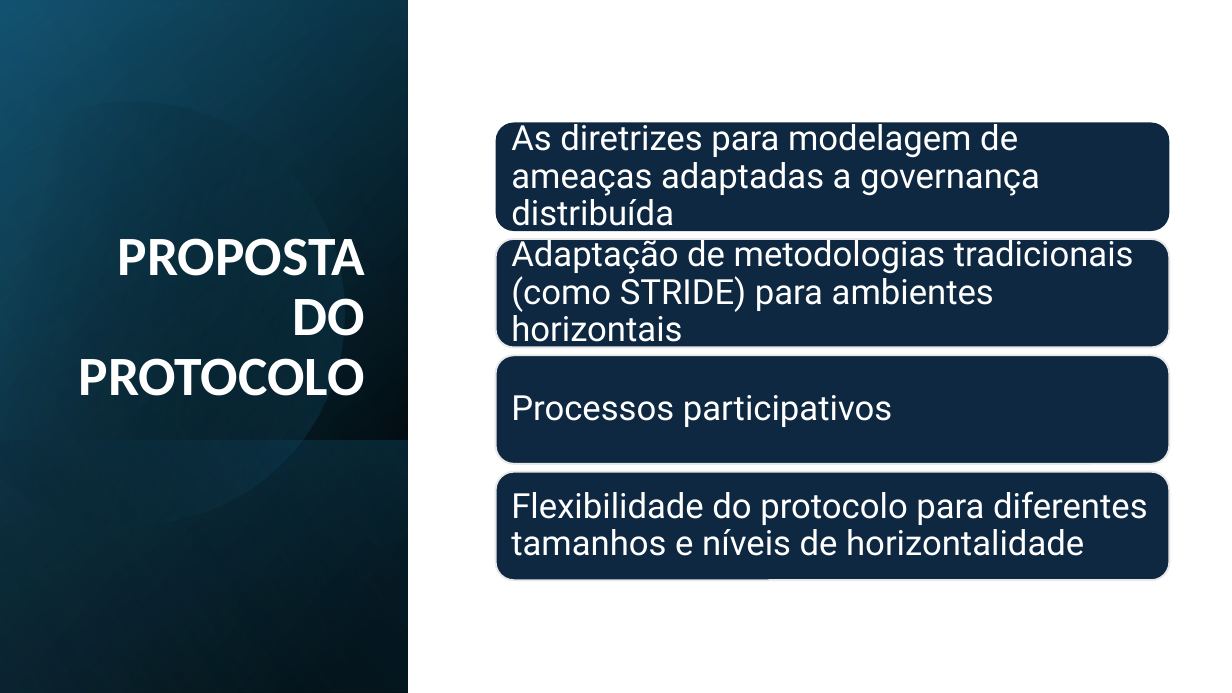
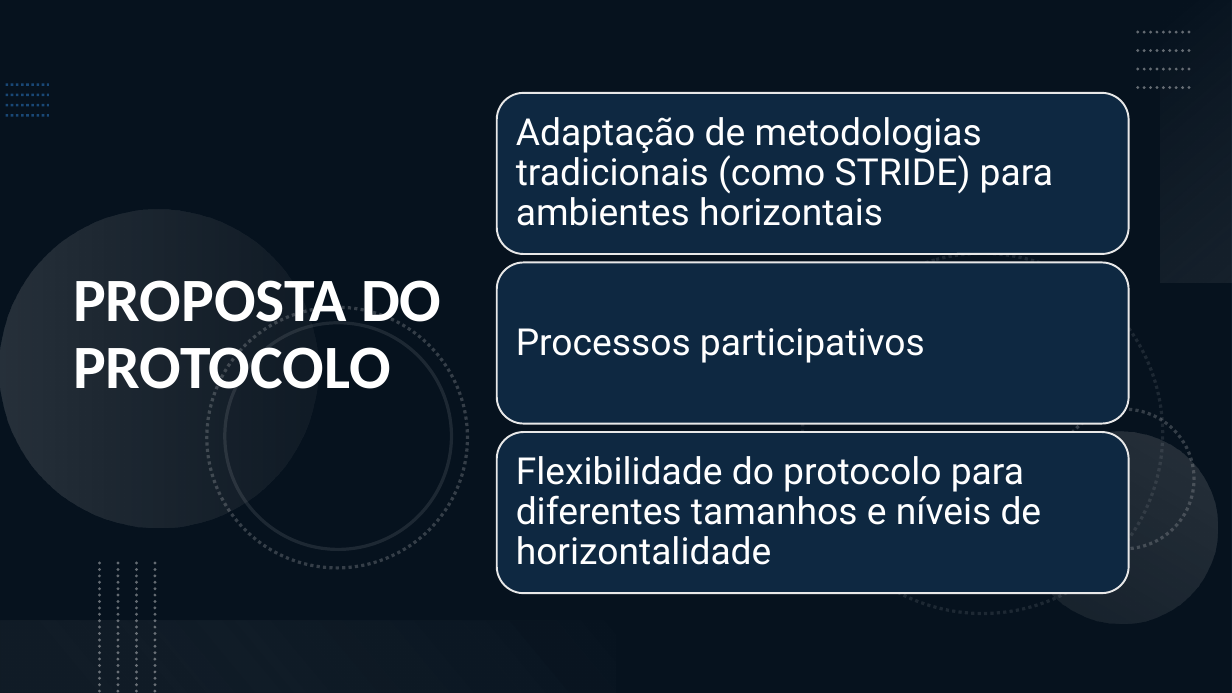
Before and after one commit to teromonte/HorizontalThreatModeling, a slide deck: slide 9 of Apresentação.pptx. Drawn at 1232x693 pixels with LibreOffice and Linux fonts; fonts in the diff are those of the drawing. Boxes give left, top, right and bottom in pixels: in the first picture for what was removed or moved away, otherwise in the second. Text is boxed around its words. In the diff, an @@ line names an element or a change of style, - is before the commit and + after.

```diff
--- a/Apresentação.pptx
+++ b/Apresentação.pptx
@@ background #FFFFFF to #0E2841 @@
@@ rectangle removed at (0, 0, 409, 693) @@
@@ rectangle removed at (0, 1, 409, 693) @@
@@ rectangle removed at (0, 0, 409, 693) @@
@@ rectangle added at (0, 0, 1232, 693), fill #000000 at 53% opacity @@
@@ rectangle added at (1161, 0, 1232, 283), fill gradient #F6F6F6 to #AEAEAE @@
@@ freeform shape removed at (0, 52, 395, 567) @@
@@ title "PROPOSTA DO PROTOCOLO": place and size @@
-title "PROPOSTA DO PROTOCOLO" at (79, 238, 365, 396)
+title "PROPOSTA DO PROTOCOLO" at (73, 280, 441, 389)
@@ title "PROPOSTA DO PROTOCOLO" at (73, 280, 441, 389): size 43.2 to 48 pt; alignment right to left; vertical alignment bottom to middle @@
@@ group added at (6, 85, 49, 116): 4 lines @@
@@ group added at (1138, 32, 1193, 88): 4 lines @@
@@ rounded rectangle: place and size @@
-rounded rectangle at (495, 123, 1169, 231)
+rounded rectangle at (497, 93, 1129, 254)
@@ rounded rectangle at (497, 93, 1129, 254): outline none to #E8E8E8 1.5 pt @@
@@ size 27 to 29 pt in 3 elements at (516, 456, 1042, 565), (516, 328, 925, 363), (516, 117, 1053, 226) @@
@@ text "Adaptação de metodologias tradicionais (como ...": place and size @@
-text "Adaptação de metodologias tradicionais (como ..." at (511, 235, 1134, 351)
+text "Adaptação de metodologias tradicionais (como ..." at (516, 117, 1053, 226)
@@ text removed at (511, 118, 1040, 234) @@
-As diretrizes para modelagem de ameaças adaptadas a governança distribuída
@@ rounded rectangle: place and size @@
-rounded rectangle at (495, 239, 1169, 348)
+rounded rectangle at (497, 262, 1129, 423)
@@ group added at (0, 210, 1232, 659): 6 ellipses @@
@@ text "Processos participativos": place and size @@
-text "Processos participativos" at (511, 395, 892, 427)
+text "Processos participativos" at (516, 328, 925, 363)
@@ rounded rectangle removed at (495, 356, 1169, 464) @@
@@ rectangle removed at (0, 440, 409, 693) @@
@@ rounded rectangle: place and size @@
-rounded rectangle at (495, 472, 1169, 580)
+rounded rectangle at (497, 433, 1129, 593)
@@ text "Flexibilidade do protocolo para diferentes ...": place and size @@
-text "Flexibilidade do protocolo para diferentes ..." at (511, 491, 1148, 556)
+text "Flexibilidade do protocolo para diferentes ..." at (516, 456, 1042, 565)
@@ group added at (100, 563, 155, 693): 4 lines @@
@@ rectangle added at (0, 621, 616, 693), fill gradient #747474 to #F1F1F1 @@
```
Also in this commit, not shown: 7 other slides changed, 1 other file.
